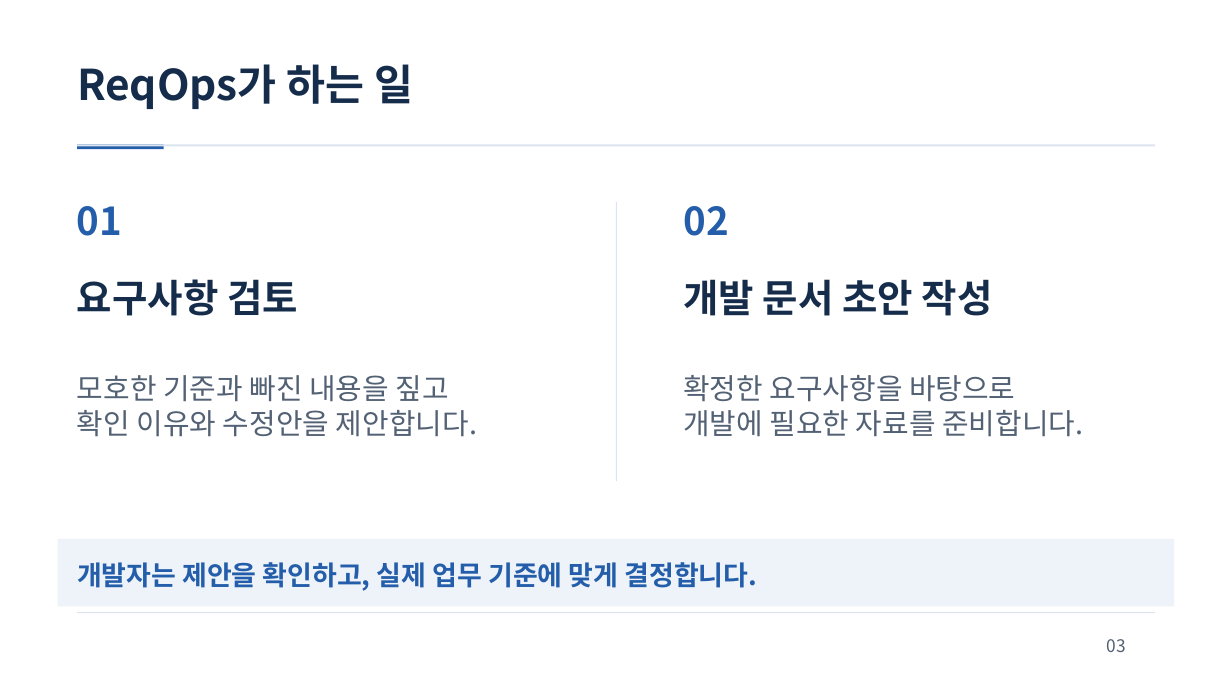
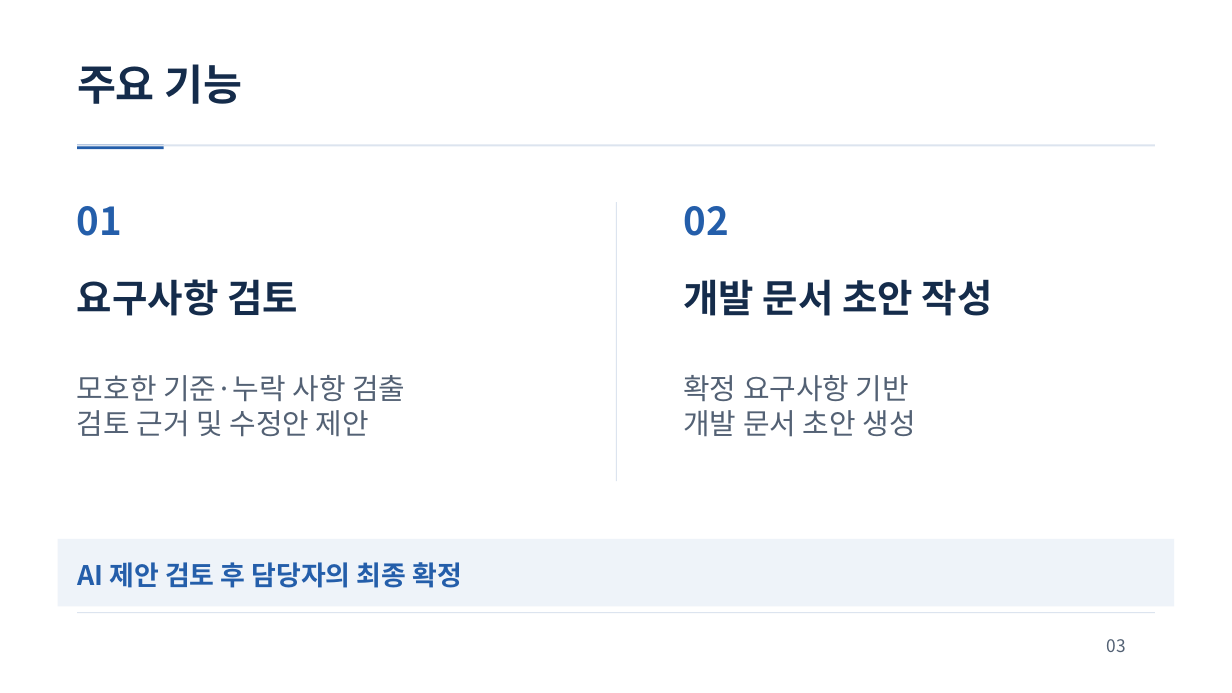
Before and after one commit to jihunhan98/semes-superrookie, a slide deck: slide 3 of docs/presentations/ReqOps_SuperRookie.pptx. Drawn at 1232x693 pixels with LibreOffice and Linux fonts; fonts in the diff are those of the drawing. Boxes give left, top, right and bottom in pixels: in the first picture for what was removed or moved away, otherwise in the second. Text is boxed around its words. In the diff, an @@ line names an element or a change of style, - is before the commit and + after.

```diff
--- a/docs/presentations/ReqOps_SuperRookie.pptx
+++ b/docs/presentations/ReqOps_SuperRookie.pptx
@@ text at <box>77,64,243,104</box>: text changed @@
-ReqOps가 하는 일
+주요 기능
@@ text at <box>77,375,405,437</box>: text changed @@
-모호한 기준과 빠진 내용을 짚고
-확인 이유와 수정안을 제안합니다.
+모호한 기준·누락 사항 검출
+검토 근거 및 수정안 제안
@@ text at <box>683,375,915,437</box>: text changed @@
-확정한 요구사항을 바탕으로
-개발에 필요한 자료를 준비합니다.
+확정 요구사항 기반
+개발 문서 초안 생성
@@ text at <box>77,562,463,588</box>: text changed @@
-개발자는 제안을 확인하고, 실제 업무 기준에 맞게 결정합니다.
+AI 제안 검토 후 담당자의 최종 확정
```
Also in this commit, not shown: 9 other slides changed.
